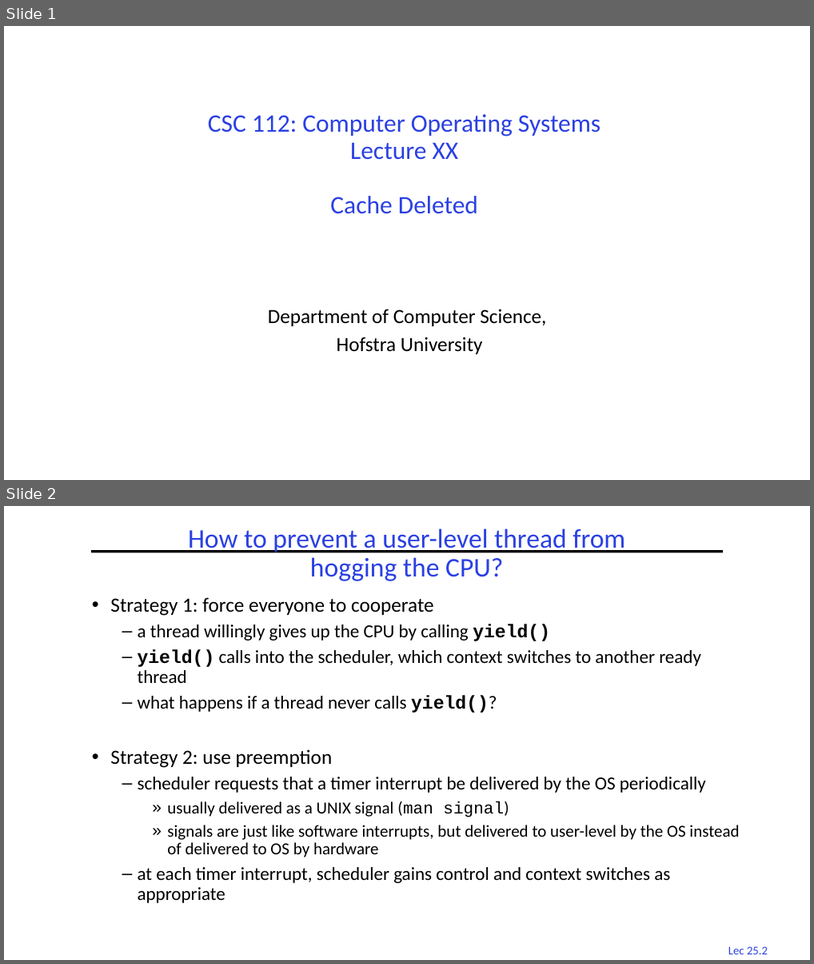
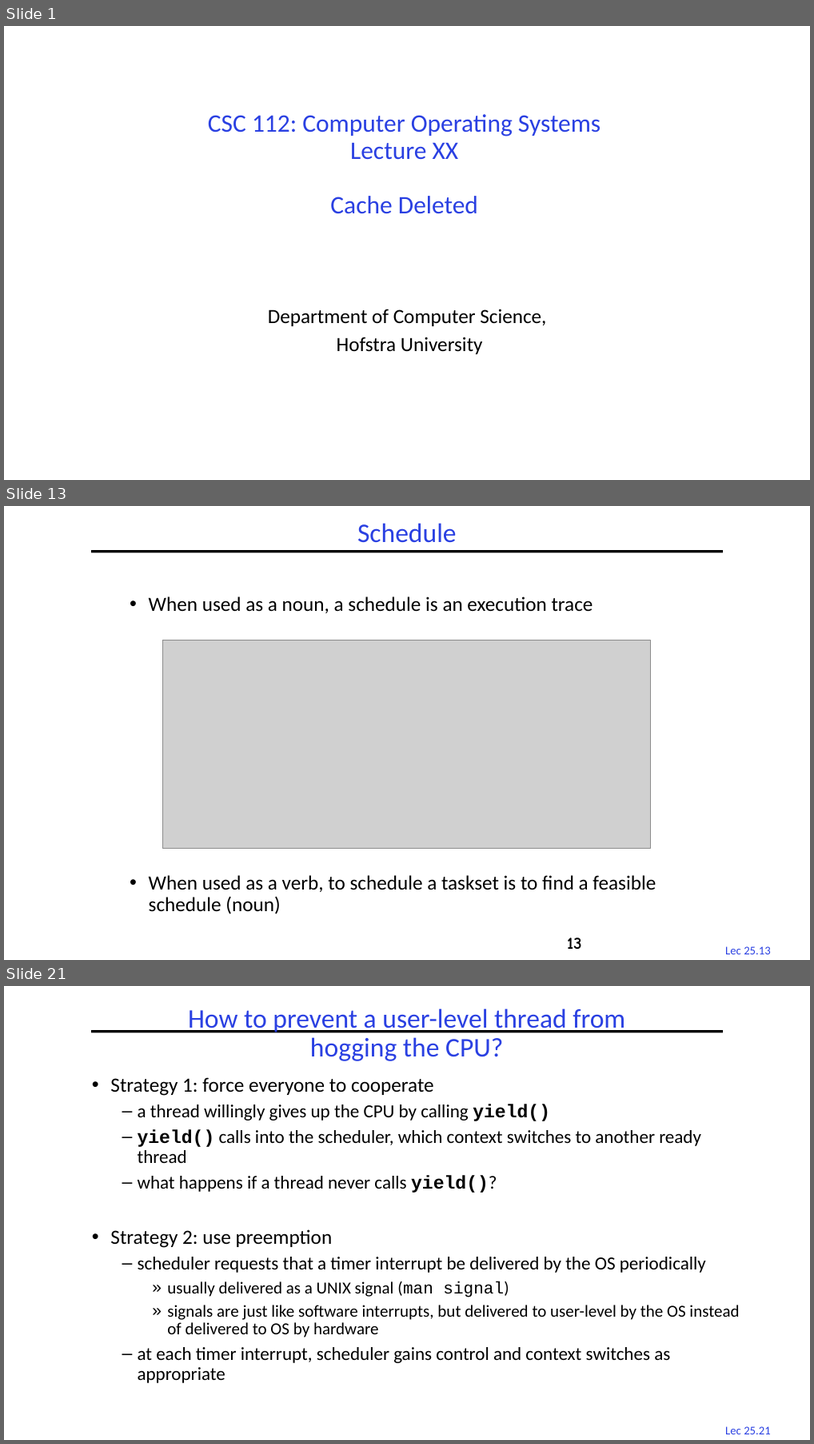
Before and after one commit to guhofstra/CSC256Fa25, a slide deck: PPTs/Deleted SLides.pptx. Shown one above the other, each under a label of ours: slides 1 and 2 before the commit, slides 1, 13 and 21 after it; the slides between them are not shown. The pictures are 814x964 and 814x1444 pixels, drawn with LibreOffice and Linux fonts; fonts in the diff are those of the drawing; grey boxes stand for pictures. Boxes give left, top, right and bottom in pixels: in the first picture for what was removed or moved away, otherwise in the second. Text is boxed around its words. In the diff, an @@ line names an element or a change of style, - is before the commit and + after.

```diff
--- a/PPTs/Deleted SLides.pptx
+++ b/PPTs/Deleted SLides.pptx
@@ slide 13 added at [4, 506, 810, 960], background #FFFFFF; not listed: 2 template elements that a slide beside it also shows @@
@@ title added at [358, 523, 457, 543], 32 pt, text #2A40E2 @@
+Schedule
@@ text added at [149, 596, 656, 914], 24 pt, text #000000 @@
+• When used as a noun, a schedule is an execution trace
+• When used as a verb, to schedule a taskset is to find a feasible schedule (noun)
@@ picture added at [162, 640, 650, 848] @@
@@ page number added at [567, 937, 582, 948], 20 pt, text #000000 @@
+13
@@ what was slide 2 is now slide 21 @@
@@ page number at [726, 1426, 771, 1434]: text changed @@
-Lec 25.2
+Lec 25.21
```
Also in this commit, not shown: 18 other slides added, 19 other files.
